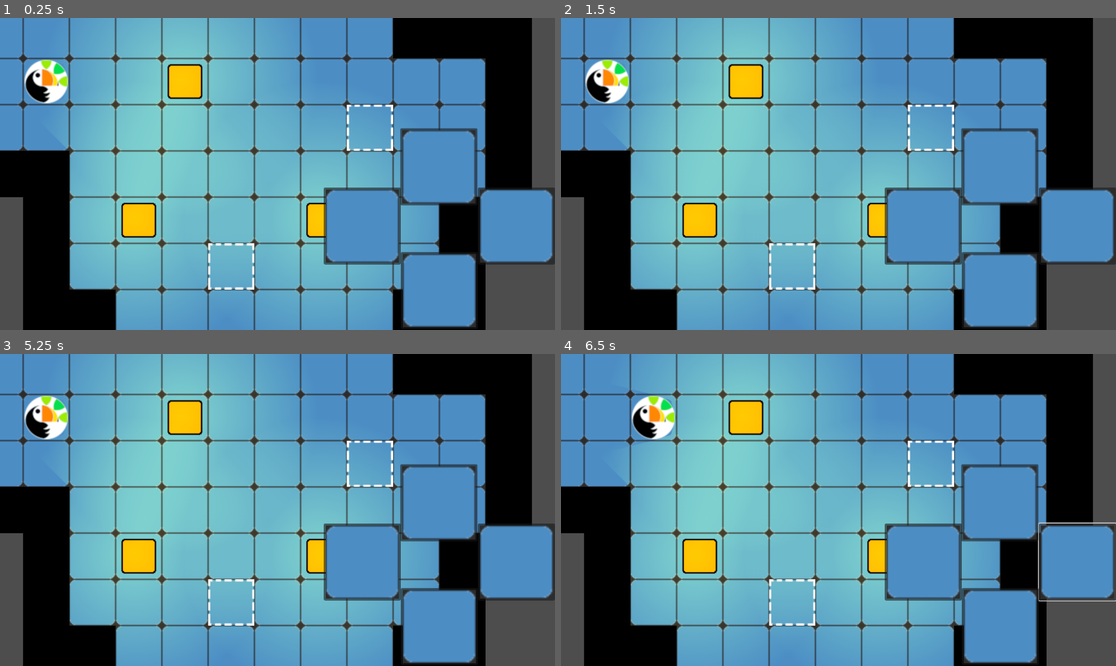
Above: before the commit, frames 1-4 (two rows, left to right).
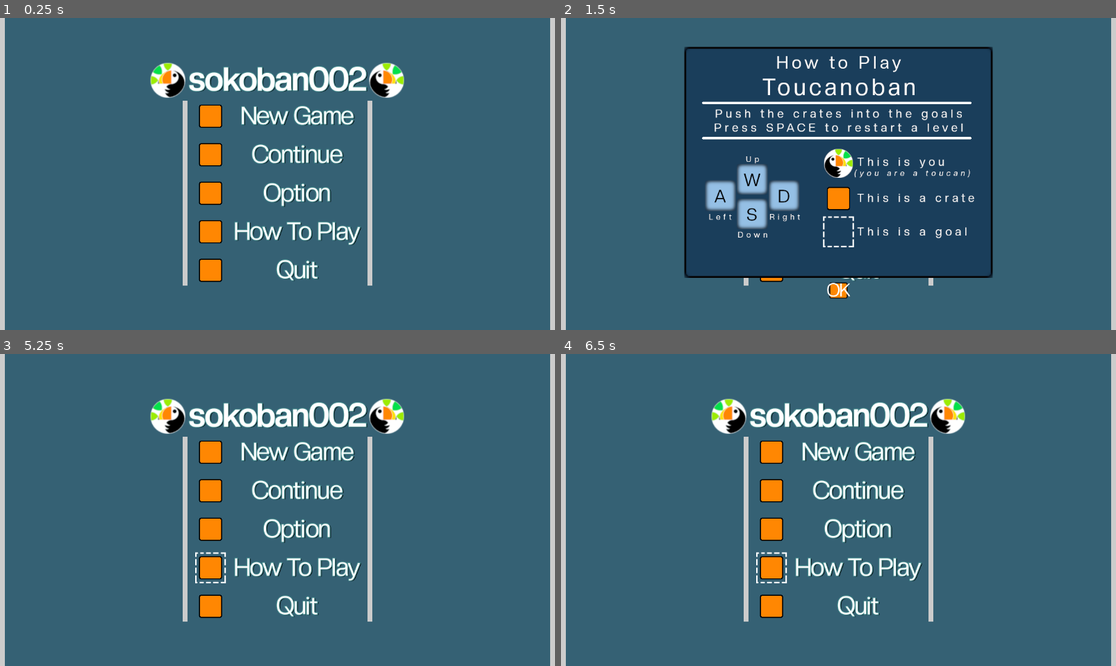
Above: after the commit, the same moments.

Repository: jerzha40/sokoban002
Game: Godot game, scene res://scene/main_screen.tscn
Two runs of this game, one before a commit and one after it. Both use one fixed random seed, a clock stepped at 60 frames per second and the inputs below. Before the commit the project starts from res://scene/level_001.tscn.
Inputs (mouse positions are in pixels of both pictures, inside the frame that each line leads up to):
- Up to frame 1 (0.25 s): no input
- Up to frame 2 (1.5 s): click (771, 192) at 0.52 s; click (771, 233) at 1.27 s
- Up to frame 3 (5.25 s): click (210, 450) at 2.02 s; click (210, 450) at 2.77 s; click (210, 491) at 3.52 s; click (210, 491) at 4.27 s; click (277, 625) at 5 s, where only the run after the commit has a clickable "OK"
- Up to frame 4 (6.5 s): click (1077, 563) at 5.77 s

The runs differ from the first frame. In frame 1, 98% of the frame differs, in the area x 0-100%, y 0-100%; in frame 2, 99%; in frame 3, 98%; in frame 4, 98%.

Commit message:
export1.0.2_progress->56

Diff:
--- a/project.godot
+++ b/project.godot
@@ -11,7 +11,8 @@
 [application]
 
 config/name="sokoban002"
-run/main_scene="uid://cbgghfs1alj3u"
+config/version="1.0.2"
+run/main_scene="uid://dudmi3h1t1g7g"
 config/features=PackedStringArray("4.4", "GL Compatibility")
 boot_splash/bg_color=Color(1, 1, 1, 1)
 boot_splash/image="uid://dhthxkxft2cuf"
--- a/scene/crate.tscn
+++ b/scene/crate.tscn
@@ -18,7 +18,6 @@
 
 [node name="Sprite2D" parent="." index="1"]
 position = Vector2(-1.66893e-06, -2.86102e-06)
-scale = Vector2(1, 1)
 texture = ExtResource("3_r41h7")
 
 [node name="RayUP" parent="." index="2"]
--- a/scene/main_screen.tscn
+++ b/scene/main_screen.tscn
@@ -1,9 +1,11 @@
-[gd_scene load_steps=5 format=3 uid="uid://dudmi3h1t1g7g"]
+[gd_scene load_steps=7 format=3 uid="uid://dudmi3h1t1g7g"]
 
 [ext_resource type="Theme" uid="uid://djxp4bi41iq62" path="res://theme/sokoban002.theme" id="1_r8dvm"]
 [ext_resource type="Texture2D" uid="uid://dhthxkxft2cuf" path="res://Toucanoban_Assets/Sprites/canopy_icon_white.png" id="2_ckf3p"]
+[ext_resource type="Script" uid="uid://ced2xawbiyigq" path="res://script/main_screen.gd" id="2_jmo0d"]
 [ext_resource type="FontFile" uid="uid://ddechayy3cxd4" path="res://Toucanoban_Assets/Font/CreatoDisplay-Bold.otf" id="2_l8vv1"]
 [ext_resource type="FontFile" uid="uid://ctegrhsxlr8sk" path="res://Toucanoban_Assets/Font/CreatoDisplay-Regular.otf" id="4_n877d"]
+[ext_resource type="PackedScene" uid="uid://huhvjrp63x3i" path="res://scene/popup.tscn" id="6_bor6b"]
 
 [node name="MainScreen" type="Control"]
 layout_mode = 3
@@ -13,6 +15,7 @@
 grow_horizontal = 2
 grow_vertical = 2
 theme = ExtResource("1_r8dvm")
+script = ExtResource("2_jmo0d")
 
 [node name="Panel" type="Panel" parent="."]
 layout_mode = 1
@@ -70,7 +73,7 @@
 theme_override_constants/v_separation = 16
 columns = 2
 
-[node name="Button" type="Button" parent="VBoxContainer/CenterContainer/PanelContainer/GridContainer"]
+[node name="ButtonNewGame" type="Button" parent="VBoxContainer/CenterContainer/PanelContainer/GridContainer"]
 custom_minimum_size = Vector2(64, 64)
 layout_mode = 2
 
@@ -87,7 +90,7 @@
 text = "New Game"
 horizontal_alignment = 1
 
-[node name="Button2" type="Button" parent="VBoxContainer/CenterContainer/PanelContainer/GridContainer"]
+[node name="ButtonContinue" type="Button" parent="VBoxContainer/CenterContainer/PanelContainer/GridContainer"]
 custom_minimum_size = Vector2(64, 64)
 layout_mode = 2
 
@@ -104,7 +107,7 @@
 text = "Continue"
 horizontal_alignment = 1
 
-[node name="Button3" type="Button" parent="VBoxContainer/CenterContainer/PanelContainer/GridContainer"]
+[node name="ButtonOption" type="Button" parent="VBoxContainer/CenterContainer/PanelContainer/GridContainer"]
 custom_minimum_size = Vector2(64, 64)
 layout_mode = 2
 
@@ -121,7 +124,7 @@
 text = "Option"
 horizontal_alignment = 1
 
-[node name="Button4" type="Button" parent="VBoxContainer/CenterContainer/PanelContainer/GridContainer"]
+[node name="ButtonHowToPlay" type="Button" parent="VBoxContainer/CenterContainer/PanelContainer/GridContainer"]
 custom_minimum_size = Vector2(64, 64)
 layout_mode = 2
 
@@ -138,7 +141,7 @@
 text = "How To Play"
 horizontal_alignment = 1
 
-[node name="Button5" type="Button" parent="VBoxContainer/CenterContainer/PanelContainer/GridContainer"]
+[node name="ButtonQuit" type="Button" parent="VBoxContainer/CenterContainer/PanelContainer/GridContainer"]
 custom_minimum_size = Vector2(64, 64)
 layout_mode = 2
 
@@ -154,3 +157,14 @@
 theme_override_font_sizes/font_size = 48
 text = "Quit"
 horizontal_alignment = 1
+
+[node name="Popup" parent="." instance=ExtResource("6_bor6b")]
+transparent_bg = true
+size = Vector2i(640, 528)
+visible = false
+
+[connection signal="pressed" from="VBoxContainer/CenterContainer/PanelContainer/GridContainer/ButtonNewGame" to="." method="_on_button_new_game_pressed"]
+[connection signal="pressed" from="VBoxContainer/CenterContainer/PanelContainer/GridContainer/ButtonContinue" to="." method="_on_button_continue_pressed"]
+[connection signal="pressed" from="VBoxContainer/CenterContainer/PanelContainer/GridContainer/ButtonOption" to="." method="_on_button_option_pressed"]
+[connection signal="pressed" from="VBoxContainer/CenterContainer/PanelContainer/GridContainer/ButtonHowToPlay" to="." method="_on_button_how_to_play_pressed"]
+[connection signal="pressed" from="VBoxContainer/CenterContainer/PanelContainer/GridContainer/ButtonQuit" to="." method="_on_button_quit_pressed"]
--- /dev/null
+++ b/scene/popup.tscn
@@ -0,0 +1,32 @@
+[gd_scene load_steps=3 format=3 uid="uid://huhvjrp63x3i"]
+
+[ext_resource type="Texture2D" uid="uid://cncoy6xj1jhe4" path="res://Toucanoban_Assets/UI/UI_Textures/HowToPlay.png" id="1_56vfc"]
+[ext_resource type="Script" uid="uid://4j7o0pl0xl4o" path="res://script/popup.gd" id="1_64wbc"]
+
+[node name="Popup" type="Popup"]
+auto_translate_mode = 1
+size = Vector2i(640, 515)
+visible = true
+script = ExtResource("1_64wbc")
+
+[node name="VBoxContainer" type="VBoxContainer" parent="."]
+offset_right = 40.0
+offset_bottom = 40.0
+
+[node name="CenterContainer" type="CenterContainer" parent="VBoxContainer"]
+layout_mode = 2
+
+[node name="TextureRect" type="TextureRect" parent="VBoxContainer/CenterContainer"]
+layout_mode = 2
+texture = ExtResource("1_56vfc")
+
+[node name="HBoxContainer" type="HBoxContainer" parent="VBoxContainer"]
+layout_mode = 2
+size_flags_vertical = 4
+alignment = 1
+
+[node name="Button" type="Button" parent="VBoxContainer/HBoxContainer"]
+layout_mode = 2
+text = "OK"
+
+[connection signal="pressed" from="VBoxContainer/HBoxContainer/Button" to="." method="_on_button_pressed"]
--- a/script/game_state.gd
+++ b/script/game_state.gd
@@ -7,7 +7,8 @@
 func load_level():
 	var scene
 	if current_level == levels.size():
-		get_tree().quit()
+		get_tree().change_scene_to_file("res://scene/main_screen.tscn")
+		current_level = 0
 		pass
 	else:
 		scene = levels[current_level]
--- /dev/null
+++ b/script/main_screen.gd
@@ -0,0 +1,26 @@
+extends Control
+
+
+func _on_button_new_game_pressed() -> void:
+	GameState.current_level = 0
+	GameState.load_level()
+	pass # Replace with function body.
+
+
+func _on_button_continue_pressed() -> void:
+	GameState.load_level()
+	pass # Replace with function body.
+
+
+func _on_button_option_pressed() -> void:
+	pass # Replace with function body.
+
+
+func _on_button_how_to_play_pressed() -> void:
+	$Popup.popup_centered()
+	pass # Replace with function body.
+
+
+func _on_button_quit_pressed() -> void:
+	get_tree().quit()
+	pass # Replace with function body.
--- a/script/player.gd
+++ b/script/player.gd
@@ -25,4 +25,6 @@
 		player_move_trial("RayUP", Vector2.UP)
 	elif event.is_action_pressed("ui_down"):
 		player_move_trial("RayDOWN", Vector2.DOWN)
+	elif event.is_action_pressed("ui_cancel"):
+		get_tree().change_scene_to_file("res://scene/main_screen.tscn")
 	pass
--- /dev/null
+++ b/script/popup.gd
@@ -0,0 +1,6 @@
+extends Popup
+
+
+func _on_button_pressed() -> void:
+	hide()
+	pass # Replace with function body.
Not shown, changed: export_presets.cfg
Not shown, added: script/main_screen.gd.uid
Not shown, added: script/popup.gd.uid
Binary file changed: theme/sokoban002.theme
Not shown, changed: export/sokoban002.apk
Not shown, changed: export/sokoban002.apk.idsig
Not shown, changed: export/sokoban002.exe
Not shown, changed: export/sokoban002.pck
